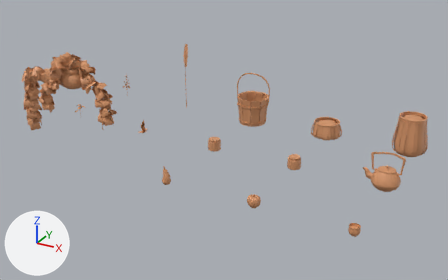
What one commit did to the FBX model Maya_Projects/Exports/cmc_shaman_assets_01_low.fbx.
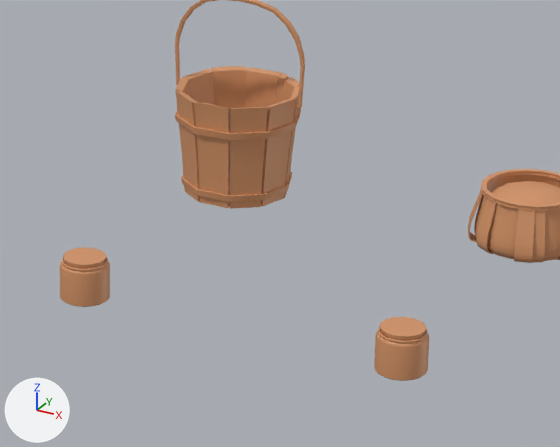
There are two pictures of each version: one whole from a 50 mm camera at (0.0327, -0.0671, 0.03) aimed at (-0.0018, -0.0044, -0.0014), one close up on the part from 43% to 75% of the width and 26% to 67% of the height. Every picture has the same lights, and +X, +Y and +Z are marked at lower left. Where no turn or scale is listed for an object, it has been applied to the vertices.

Objects in the first close-up: 'basket_filling_geo', 'basket_small_geo_low', 'bucket_geo_low', 'bucket_handle_geo', 'jar_cork_geo', 'jar_cork_geo.001', 'tea_jar_01_geo_low', 'tea_jar_02_geo_low'.
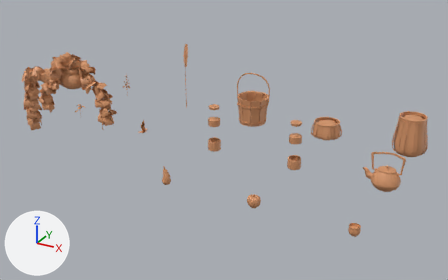
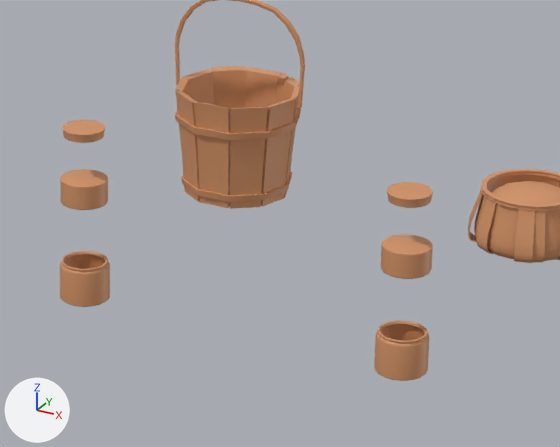
Edits to the scene script, one JSON object a line:
```json
{"op": "set", "path": "ob_jar_tea_geo.location", "old": "(0.0, -0.01, 0.0)", "new": "(0.0, -0.01, 0.003)"}
{"op": "set", "path": "ob_jar_cork_geo_001.location", "old": "(0.01, -0.01, 0.00074)", "new": "(0.01, -0.01, 0.00474)"}
{"op": "set", "path": "ob_jar_cork_geo.location", "old": "(0.0, -0.01, 0.00074)", "new": "(0.0, -0.01, 0.00474)"}
{"op": "set", "path": "ob_jar_tea_geo_001.location", "old": "(0.01, -0.01, 0.0)", "new": "(0.01, -0.01, 0.003)"}
```

What differs and where, as boxes (x1, y1, x2, y2) in the close-ups (560 x 447 px):
```json
{"object": "jar_tea_geo.001", "change": "moved", "after": [381, 234, 433, 279], "on screen": "not visible before"}
{"object": "jar_cork_geo.001", "change": "moved", "before": [380, 317, 426, 341], "after": [387, 182, 433, 208]}
{"object": "jar_tea_geo", "change": "moved", "after": [60, 169, 108, 210], "on screen": "not visible before"}
{"object": "jar_cork_geo", "change": "moved", "before": [63, 247, 106, 269], "after": [62, 120, 105, 143]}
```
